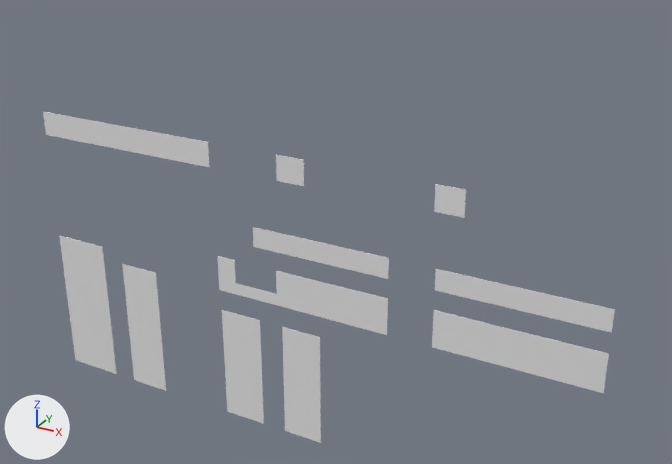
An edit to the OBJ model public/sceneModels/grass.obj, drawn before and after from the same camera.
The view is the same before and after, from a camera (50 mm lens) standing at (43.1, -52.2, 25.1) and looking at (13.1, 2.3, -2.1). The axes (+X, +Y, +Z) are drawn at lower left. The lights are the same throughout. Where no turn or scale is listed for an object, it has been applied to the vertices. Vertices at the same position are counted once.

In view in the first picture: 'grass'.
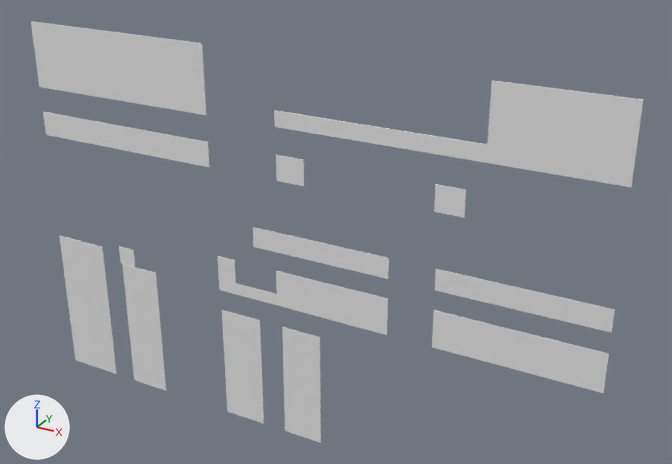
What changed in the scene script:
```text
Change me_grass:
    used by ob_grass; location = (0.0, 0.0, 0.0)
    remove me_grass.from_pydata(...)  # 1297 vertices, 2552 faces; spans x -12.4..33.8, y 0.0, z -19.3..3.9
    add me_grass.from_pydata(...)  # 1327 vertices, 2600 faces; spans x -12.4..33.8, y -0.1..0.1, z -19.3..11.1
    me_grass part 1: a new loose piece, a box spanning x -5.85..-4.35, y 0.0..0.07, z -8.08..-6.58
    me_grass part 2: a new loose piece, a box spanning x -12.4..3.79, y -0.1..0.0, z 5.93..11.09
    me_grass part 3: a new loose piece of 14 vertices spanning x 9.6..33.8, y -0.1..0.0, z 5.9..11.1
```

Location of each change, [x1, y1, x2, y2] in pixels of the pictures (672 x 464 px):
'grass', reshaped (7% wider, 27% taller): before [43, 112, 615, 443]; after [31, 21, 643, 443]
part 1 of me_grass, added: after [119, 246, 135, 267]
part 2 of me_grass, added: after [31, 21, 207, 115]
part 3 of me_grass, added: after [274, 80, 643, 187]
